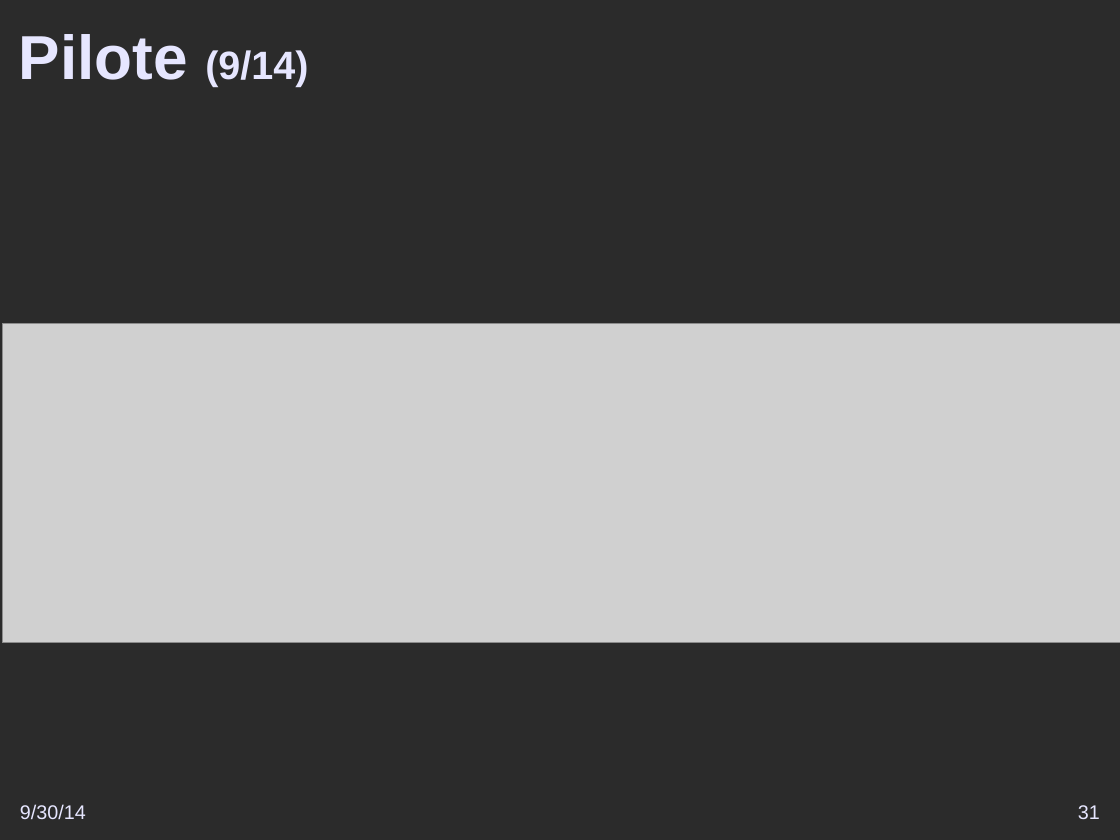
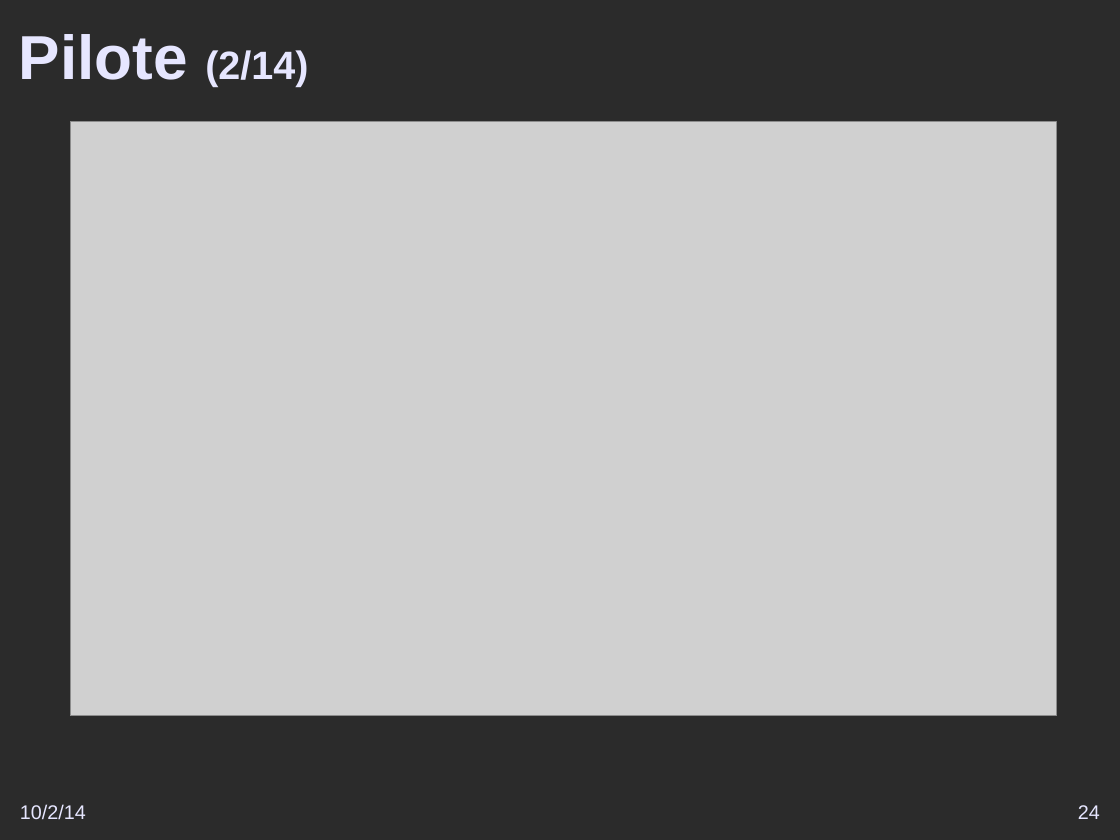
Before and after one commit to DSI-Ville-Noumea/sirh-kiosque-j2ee-old, a slide deck: slide 24 of src/site/resources/Vers_un_Kiosque_RH_J2EE.odp (slide 31 before the commit). Drawn at 1120x840 pixels with LibreOffice and Linux fonts; fonts in the diff are those of the drawing; grey boxes stand for pictures; background and template pictures are left out; a plain dark background stands for a picture behind light text. Boxes give left, top, right and bottom in pixels: in the first picture for what was removed or moved away, otherwise in the second. Text is boxed around its words. In the diff, an @@ line names an element or a change of style, - is before the commit and + after.

```diff
--- a/src/site/resources/Vers_un_Kiosque_RH_J2EE.odp
+++ b/src/site/resources/Vers_un_Kiosque_RH_J2EE.odp
@@ title at [19, 34, 308, 86]: text changed @@
-Pilote (9/14)
+Pilote (2/14)
@@ picture: place and size @@
-picture at [2, 324, 1120, 643]
+picture at [70, 122, 1057, 717]
@@ text at [20, 804, 86, 820]: text changed @@
-9/30/14
+10/2/14
@@ page number at [1078, 805, 1100, 819]: text changed @@
-31
+24
```
Also in this commit, not shown: 41 other slides changed, 1 slide added.
